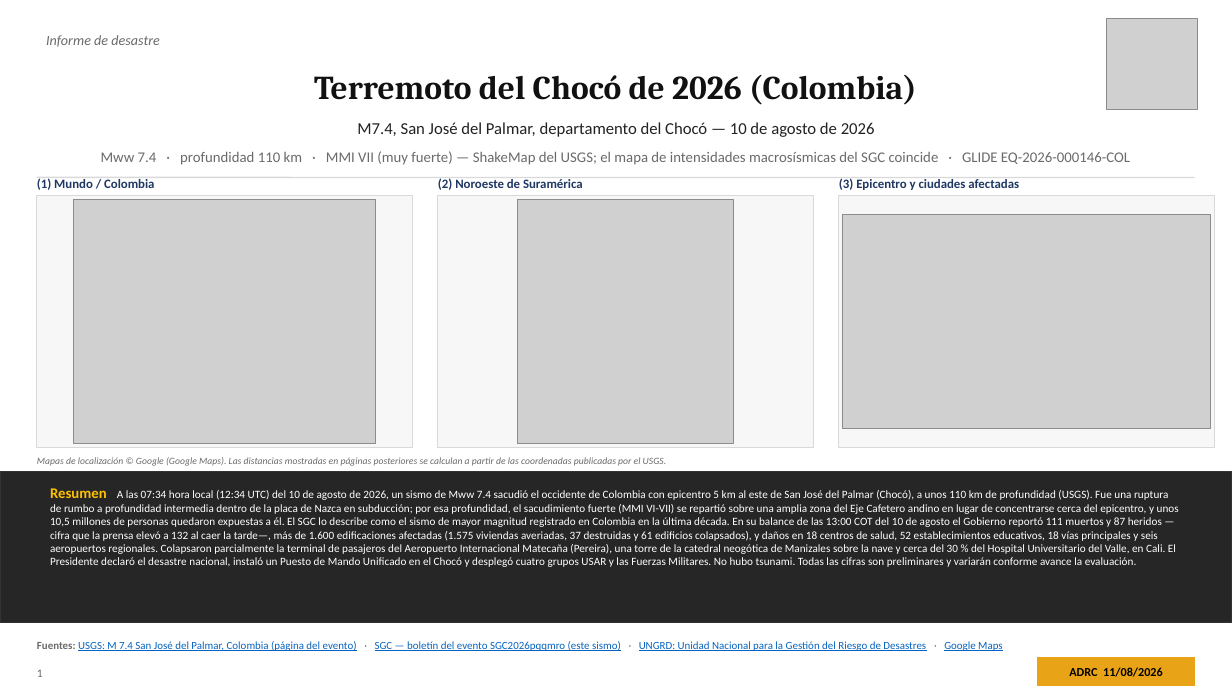
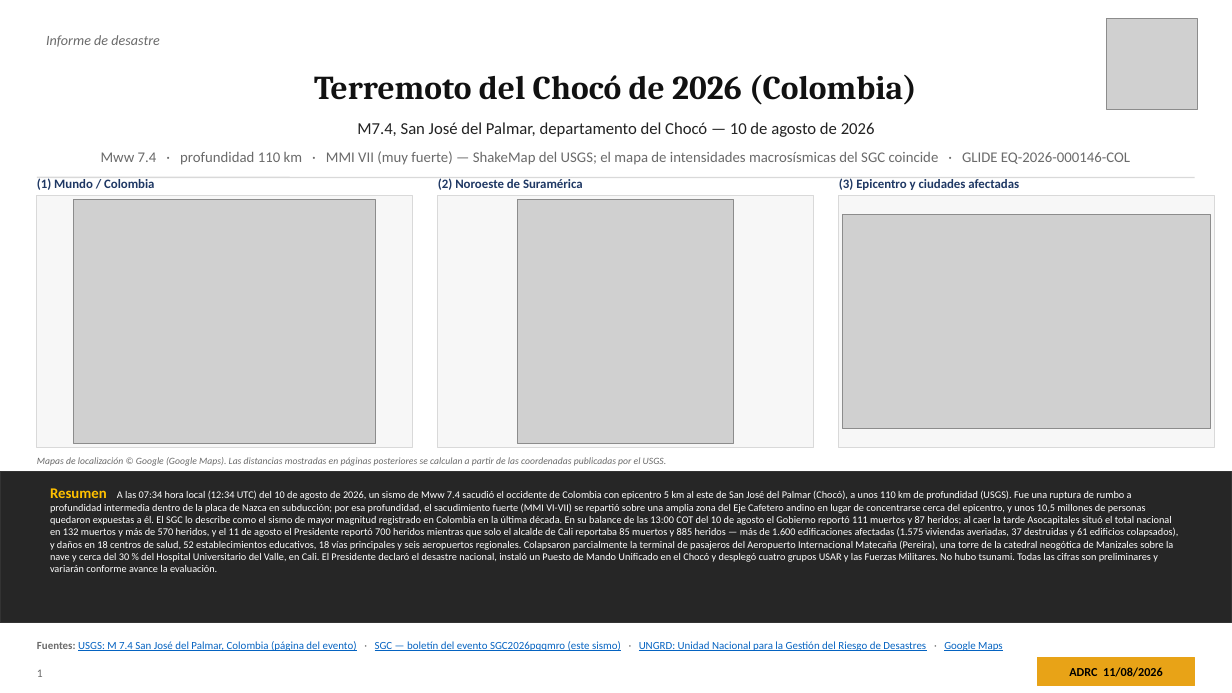
Before and after one commit to kochobi-max/whatsmap, a slide deck: slide 1 of reports/colombia_eq_20260810/output/ADRC_EQ_COL_Choco_20260810_ES.pptx. Drawn at 1232x693 pixels with LibreOffice and Linux fonts; fonts in the diff are those of the drawing; grey boxes stand for pictures. Boxes give left, top, right and bottom in pixels: in the first picture for what was removed or moved away, otherwise in the second. Text is boxed around its words. In the diff, an @@ line names an element or a change of style, - is before the commit and + after.

```diff
--- a/reports/colombia_eq_20260810/output/ADRC_EQ_COL_Choco_20260810_ES.pptx
+++ b/reports/colombia_eq_20260810/output/ADRC_EQ_COL_Choco_20260810_ES.pptx
@@ text at (50,488,1179,572): text changed; size 8.7 to 8 pt @@
-Resumen A las 07:34 hora local (12:34 UTC) del 10 de agosto de 2026, un sismo de Mww 7.4 sacudió el occidente de Colombia con epicentro 5 km al este de San José del Palmar (Chocó), a unos 110 km de profundidad (USGS). Fue una ruptura de rumbo a profundidad intermedia dentro de la placa de Nazca en subducción; por esa profundidad, el sacudimiento fuerte (MMI VI-VII) se repartió sobre una amplia zona del Eje Cafetero andino en lugar de concentrarse cerca del epicentro, y unos 10,5 millones de personas quedaron expuestas a él. El SGC lo describe como el sismo de mayor magnitud registrado en Colombia en la última década. En su balance de las 13:00 COT del 10 de agosto el Gobierno reportó 111 muertos y 87 heridos —cifra que la prensa elevó a 132 al caer la tarde—, más de 1.600 edificaciones afectadas (1.575 viviendas averiadas, 37 destruidas y 61 edificios colapsados), y daños en 18 centros de salud, 52 establecimientos educativos, 18 vías principales y seis aeropuertos regionales. Colapsaron parcialmente la terminal de pasajeros del Aeropuerto Internacional Matecaña (Pereira), una torre de la catedral neogótica de Manizales sobre la nave y cerca del 30 % del Hospital Universitario del Valle, en Cali. El Presidente declaró el desastre nacional, instaló un Puesto de Mando Unificado en el Chocó y desplegó cuatro grupos USAR y las Fuerzas Militares. No hubo tsunami. Todas las cifras son preliminares y variarán conforme avance la evaluación.
+Resumen A las 07:34 hora local (12:34 UTC) del 10 de agosto de 2026, un sismo de Mww 7.4 sacudió el occidente de Colombia con epicentro 5 km al este de San José del Palmar (Chocó), a unos 110 km de profundidad (USGS). Fue una ruptura de rumbo a profundidad intermedia dentro de la placa de Nazca en subducción; por esa profundidad, el sacudimiento fuerte (MMI VI-VII) se repartió sobre una amplia zona del Eje Cafetero andino en lugar de concentrarse cerca del epicentro, y unos 10,5 millones de personas quedaron expuestas a él. El SGC lo describe como el sismo de mayor magnitud registrado en Colombia en la última década. En su balance de las 13:00 COT del 10 de agosto el Gobierno reportó 111 muertos y 87 heridos; al caer la tarde Asocapitales situó el total nacional en 132 muertos y más de 570 heridos, y el 11 de agosto el Presidente reportó 700 heridos mientras que solo el alcalde de Cali reportaba 85 muertos y 885 heridos — más de 1.600 edificaciones afectadas (1.575 viviendas averiadas, 37 destruidas y 61 edificios colapsados), y daños en 18 centros de salud, 52 establecimientos educativos, 18 vías principales y seis aeropuertos regionales. Colapsaron parcialmente la terminal de pasajeros del Aeropuerto Internacional Matecaña (Pereira), una torre de la catedral neogótica de Manizales sobre la nave y cerca del 30 % del Hospital Universitario del Valle, en Cali. El Presidente declaró el desastre nacional, instaló un Puesto de Mando Unificado en el Chocó y desplegó cuatro grupos USAR y las Fuerzas Militares. No hubo tsunami. Todas las cifras son preliminares y variarán conforme avance la evaluación.
```
Also in this commit, not shown: 9 other slides changed, 7 other files.
